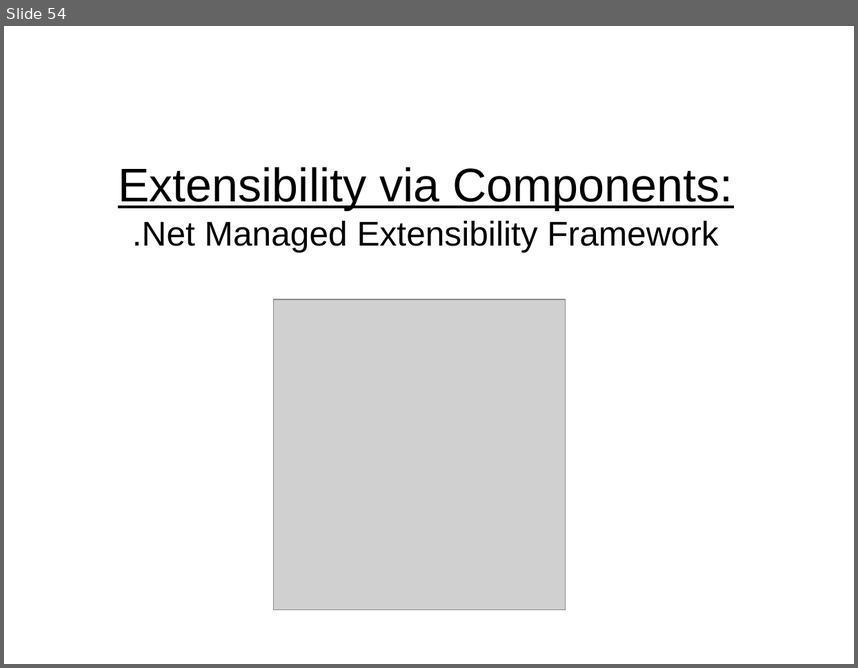
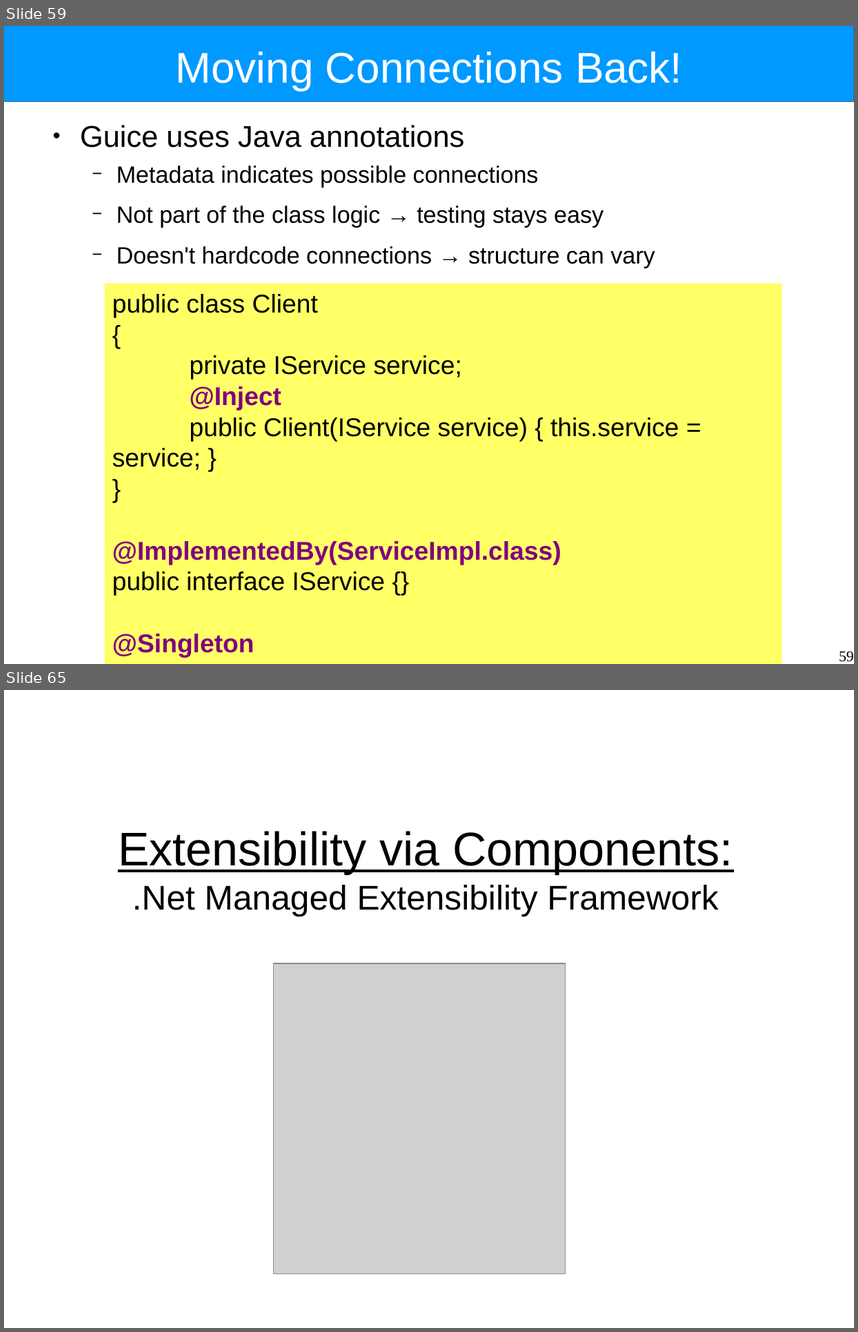
Before and after one commit to Intrinsarc/intrinsarc-evolve, a slide deck: Academic Work/lectures/components.odp. Shown one above the other, each under a label of ours: slide 54 before the commit, slides 59 and 65 after it; the slides between them are not shown. The pictures are 858x668 and 858x1332 pixels, drawn with LibreOffice and Linux fonts; fonts in the diff are those of the drawing; grey boxes stand for pictures. Boxes give left, top, right and bottom in pixels: in the first picture for what was removed or moved away, otherwise in the second. Text is boxed around its words. In the diff, an @@ line names an element or a change of style, - is before the commit and + after.

```diff
--- a/Academic Work/lectures/components.odp
+++ b/Academic Work/lectures/components.odp
@@ slide 59 added at bbox=[4, 26, 854, 664], background #FFFFFF @@
@@ rectangle added at bbox=[4, 26, 854, 102], fill #0099FF, outline #3465A4 0 pt @@
@@ title added at bbox=[176, 52, 682, 91], 40 pt, text #FFFFFF @@
+Moving Connections Back!
@@ text added at bbox=[80, 125, 655, 268], 22 pt, text #000000 @@
+● Guice uses Java annotations
+  − Metadata indicates possible connections
+  − Not part of the class logic → testing stays easy
+  − Doesn't hardcode connections → structure can vary
@@ rectangle added at bbox=[105, 283, 782, 664], fill #FFFF66, 24 pt, text #000000 @@
+public class Client
+{
+private IService service;
+@Inject
+public Client(IService service) { this.service = service; }
+}
+@ImplementedBy(ServiceImpl.class)
+public interface IService {}
+@Singleton
+public class ServiceImpl implements Iservice
+{...}
@@ page number added at bbox=[839, 650, 854, 661], 14 pt, text #000000 @@
+59
@@ what was slide 54 is now slide 65 @@
```
Also in this commit, not shown: 13 slides changed, 24 other slides added, 9 slides removed, 3 other files.
